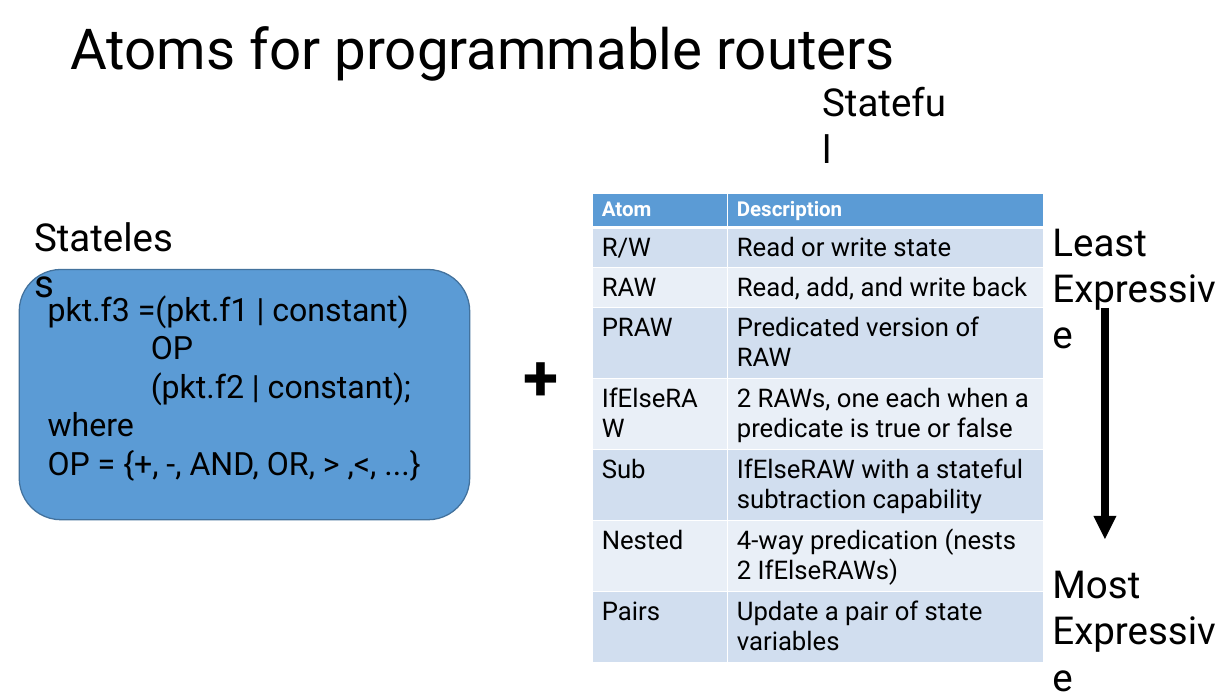
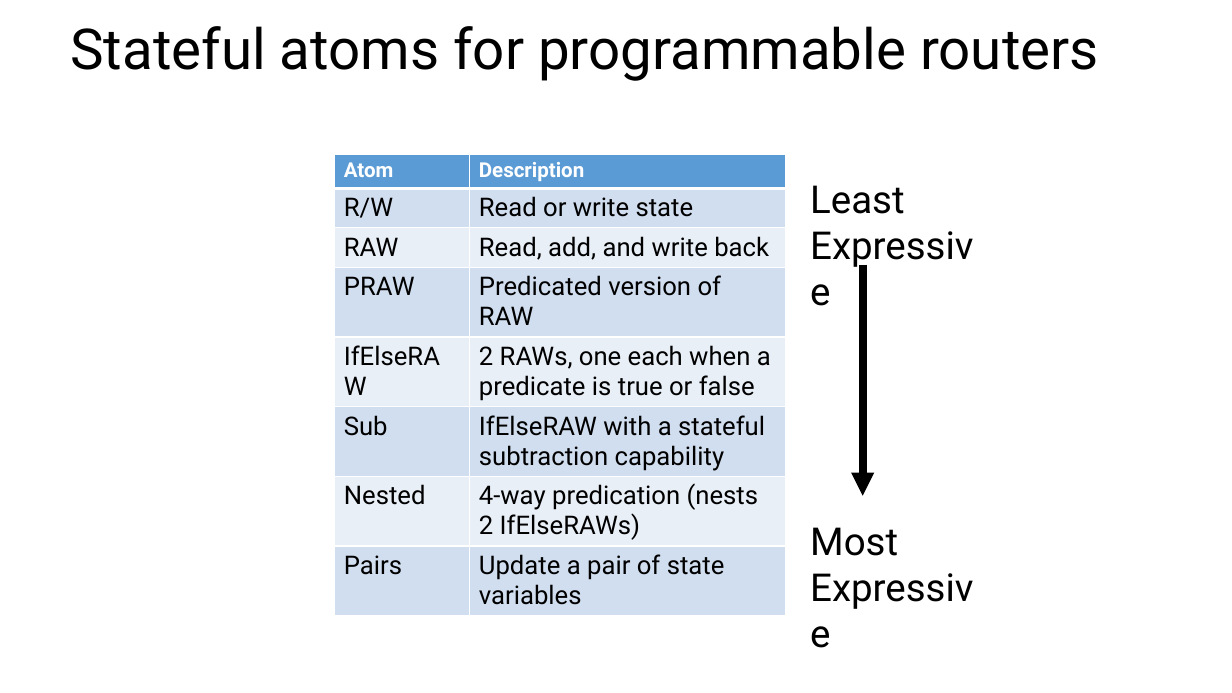
Before and after one commit to anirudhSK/pifo-domino-marple-ppts, a slide deck: slide 24 of domino_sigcomm.pptx. Drawn at 1232x693 pixels with LibreOffice and Linux fonts; fonts in the diff are those of the drawing. Boxes give left, top, right and bottom in pixels: in the first picture for what was removed or moved away, otherwise in the second. Text is boxed around its words. In the diff, an @@ line names an element or a change of style, - is before the commit and + after.

Commit message:
Remove stateless atoms altogether. Try and intersperse demo in between.

```diff
--- a/domino_sigcomm.pptx
+++ b/domino_sigcomm.pptx
@@ title at [70, 26, 1098, 81]: text changed @@
-Atoms for programmable routers
+Stateful atoms for programmable routers
@@ text removed at [813, 74, 963, 130] @@
-Stateful
@@ table: place and size @@
-table at [592, 193, 1043, 662]
+table at [335, 154, 786, 623]
@@ text "Least": place and size @@
-text "Least" at [1052, 228, 1146, 257]
+text "Least" at [810, 185, 904, 214]
@@ text removed at [25, 209, 194, 265] @@
-Stateless
@@ arrow moved from (1105, 308) - (1105, 539) to (863, 265) - (863, 496) @@
@@ rounded rectangle removed at [19, 270, 470, 520] @@
@@ text removed at [48, 292, 411, 480] @@
-pkt.f3 =(pkt.f1 | constant)
-OP
-(pkt.f2 | constant);
-where
-OP = {+, -, AND, OR, > ,<, ...}
@@ text removed at [515, 333, 579, 420] @@
-+
@@ text "Most": place and size @@
-text "Most" at [1052, 570, 1140, 599]
+text "Most" at [810, 527, 898, 556]
```
Also in this commit, not shown: 6 other slides changed, 1 slide added.
